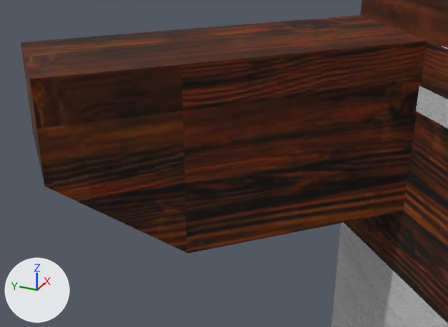
What one commit did to the COLLADA model dae/steny_obvodove.dae.
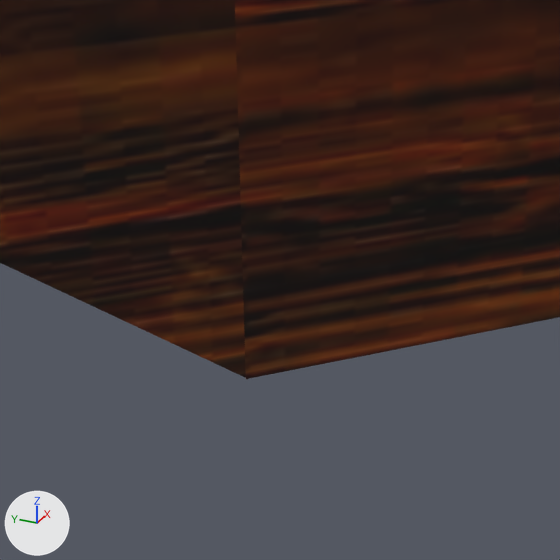
Old and new are each drawn from a 50 mm lens placed at (12.836, 39.98, 12.423), pointed at (13.726, 40.38, 11.978) and again close up on the part from 20% to 70% of the width and 30% to 100% of the height. Arrows for +X, +Y and +Z are at lower left; the lights stay in place. Where no turn or scale is listed for an object, it has been applied to the vertices. Vertices at the same position are counted once.

Objects in the first close-up: 'group_15'.
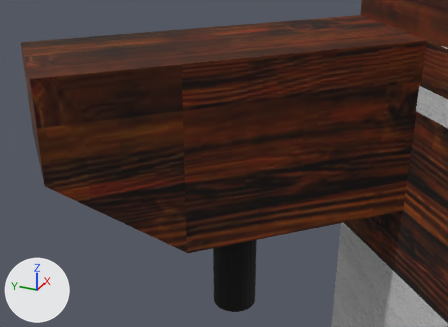
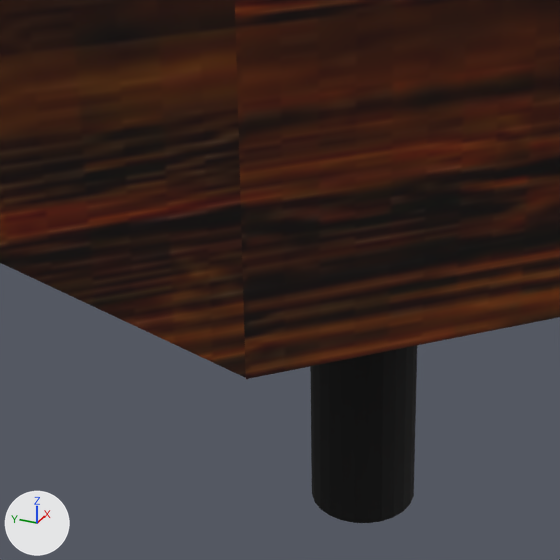
The edits, one by one:
Material '__Black_' (mat_black) is new.
Its base color is (0.0, 0.0, 0.0) (black #000000).
Its roughness is 0.9.
me_group_15 is used by ob_group_15; location (13.5745, 40.6563, 12.1947).
me_group_15 had 38 vertices, 45 faces and spanned x -0.144..0.42, y -0.571..0.001, z -0.308..0.002.
me_group_15 now has 62 vertices, 115 faces and spans x -0.144..0.42, y -0.571..0.001, z -0.507..0.002.
Part 1, on me_group_15:
2 vertices are added at (0.128, -0.281, -0.507), (0.205, -0.303, -0.506).
15 new vertices lie (0.002, 0.001, -0.2) away from vertices in x 0.124..0.204, y -0.331..-0.254, z -0.307..-0.306.
7 new vertices lie (0.002, 0.0, -0.2) away from vertices in x 0.135..0.192, y -0.332..-0.252, z -0.307..-0.306.
70 new faces join them, mat_black (black #000000).
me_group_15 now uses material mat_black (black #000000).

Changed parts and their boxes [x1, y1, x2, y2] in the close-ups (560 x 560 px):
'group_15', reshaped: before [0, 0, 560, 379]; after [0, 0, 560, 523]
part 1 of me_group_15, added (black): after [310, 346, 417, 523]
